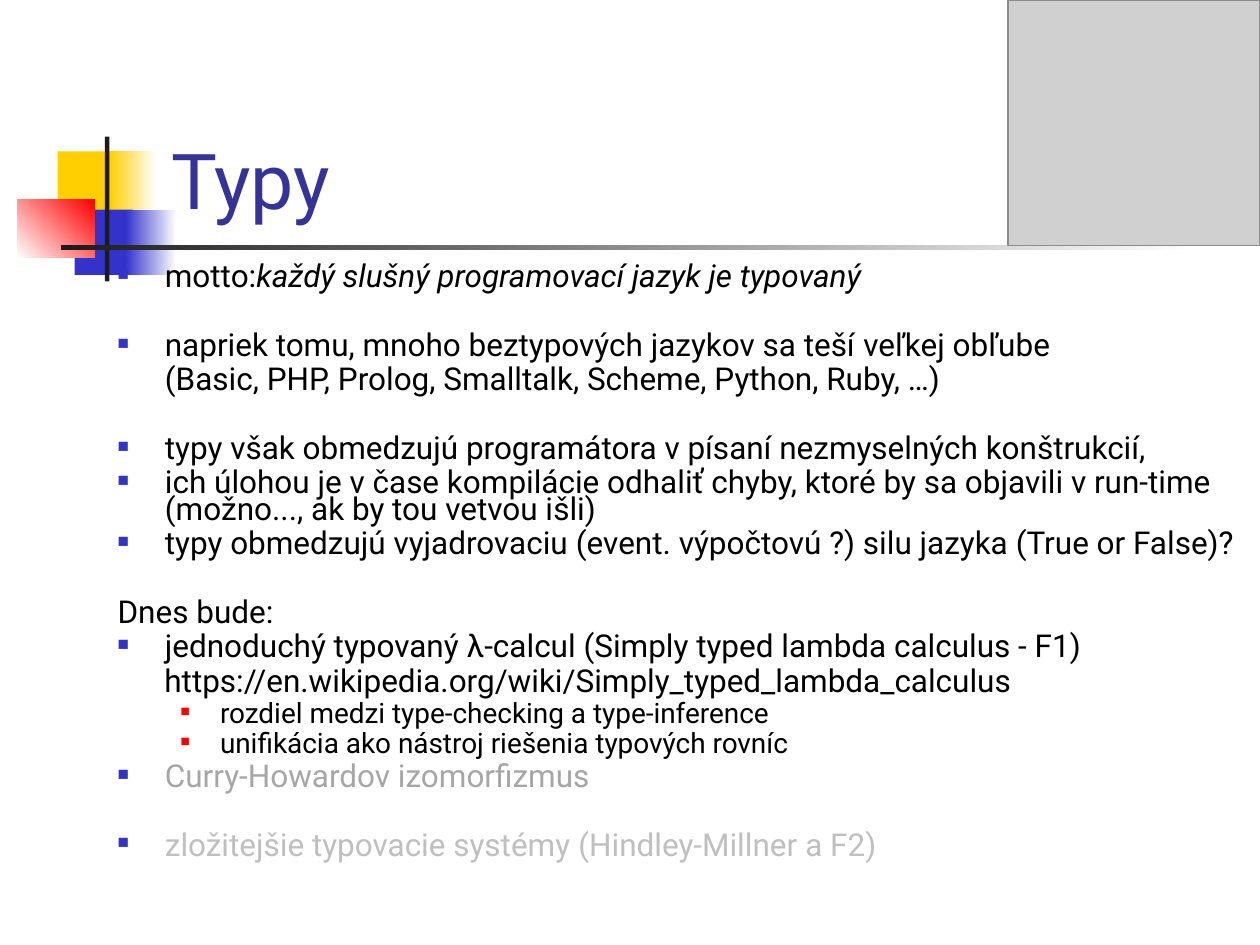
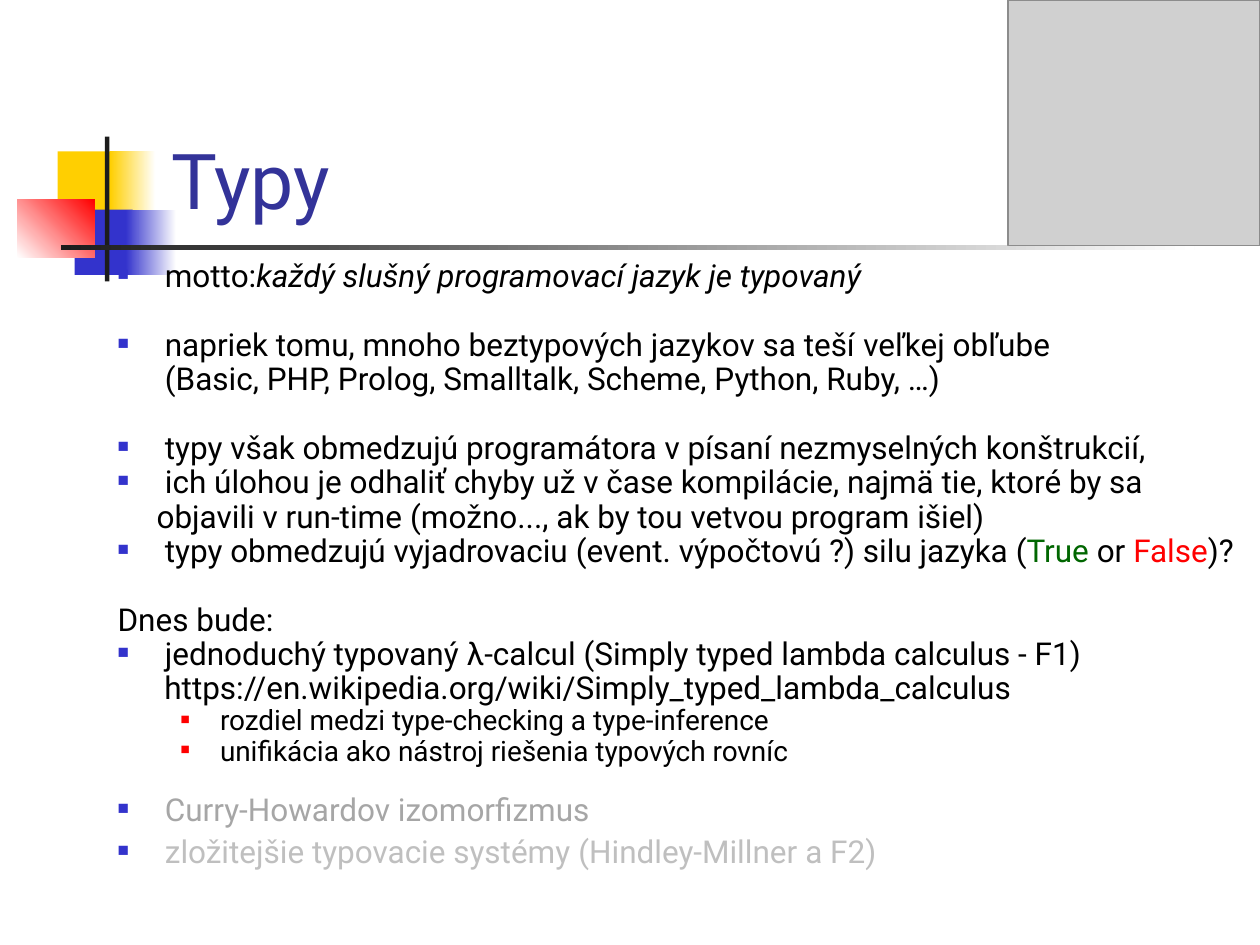
Before and after one commit to Funkcionalne/Prednasky, a slide deck: slide 2 of 08/08_fpro.ppt. Drawn at 1260x945 pixels with LibreOffice and Linux fonts; fonts in the diff are those of the drawing; grey boxes stand for pictures. Boxes give left, top, right and bottom in pixels: in the first picture for what was removed or moved away, otherwise in the second. Text is boxed around its words. In the diff, an @@ line names an element or a change of style, - is before the commit and + after.

```diff
--- a/08/08_fpro.ppt
+++ b/08/08_fpro.ppt
@@ text at box(157, 465, 1142, 535): text changed @@
-■ ich úlohou je v čase kompilácie odhaliť chyby, ktoré by sa objavili v run-time (možno..., ak by tou vetvou išli)
+■ ich úlohou je odhaliť chyby už v čase kompilácie, najmä tie, ktoré by sa
+objavili v run-time (možno..., ak by tou vetvou program išiel)
@@ text at box(165, 534, 1233, 569): text colour #000000 to #006600 in "(True"; text colour #000000 to #FF0000 in "False)?" @@
```
Also in this commit, not shown: 21 other slides changed, 1 slide added, 1 slide removed, 3 other files.
